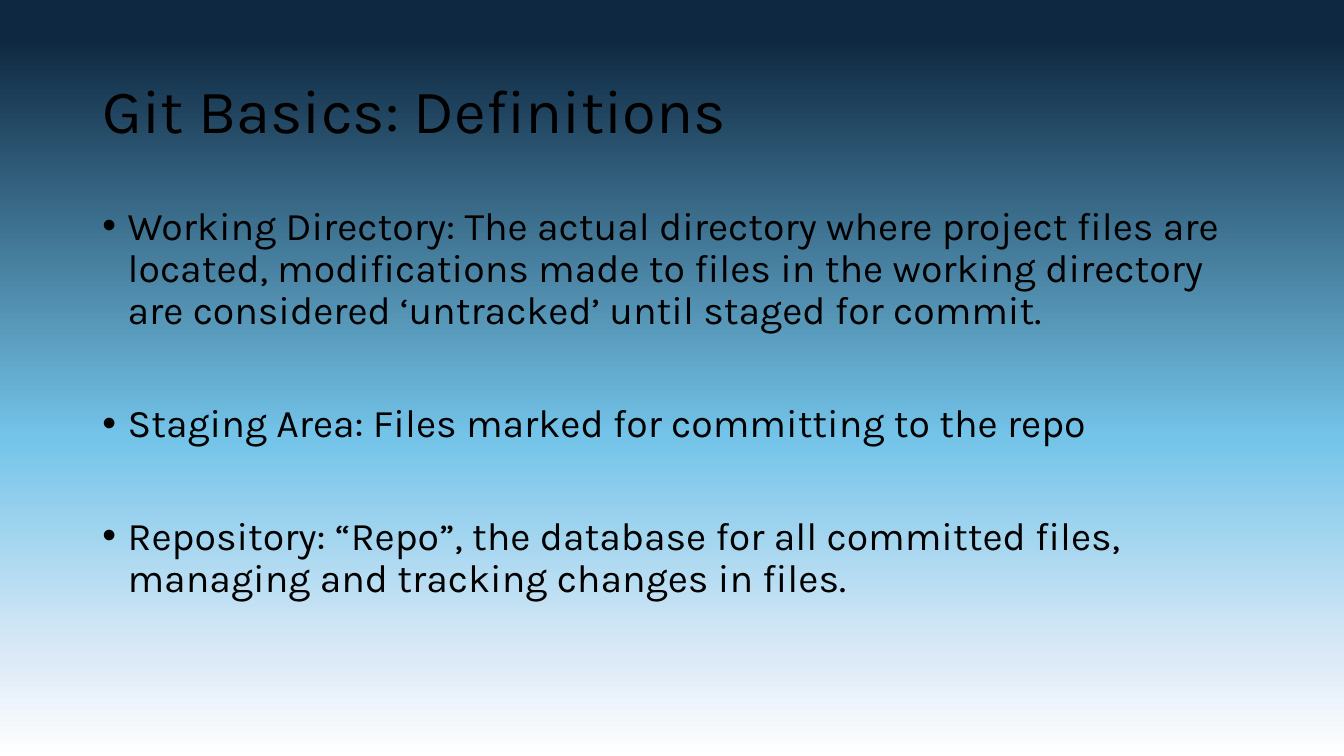
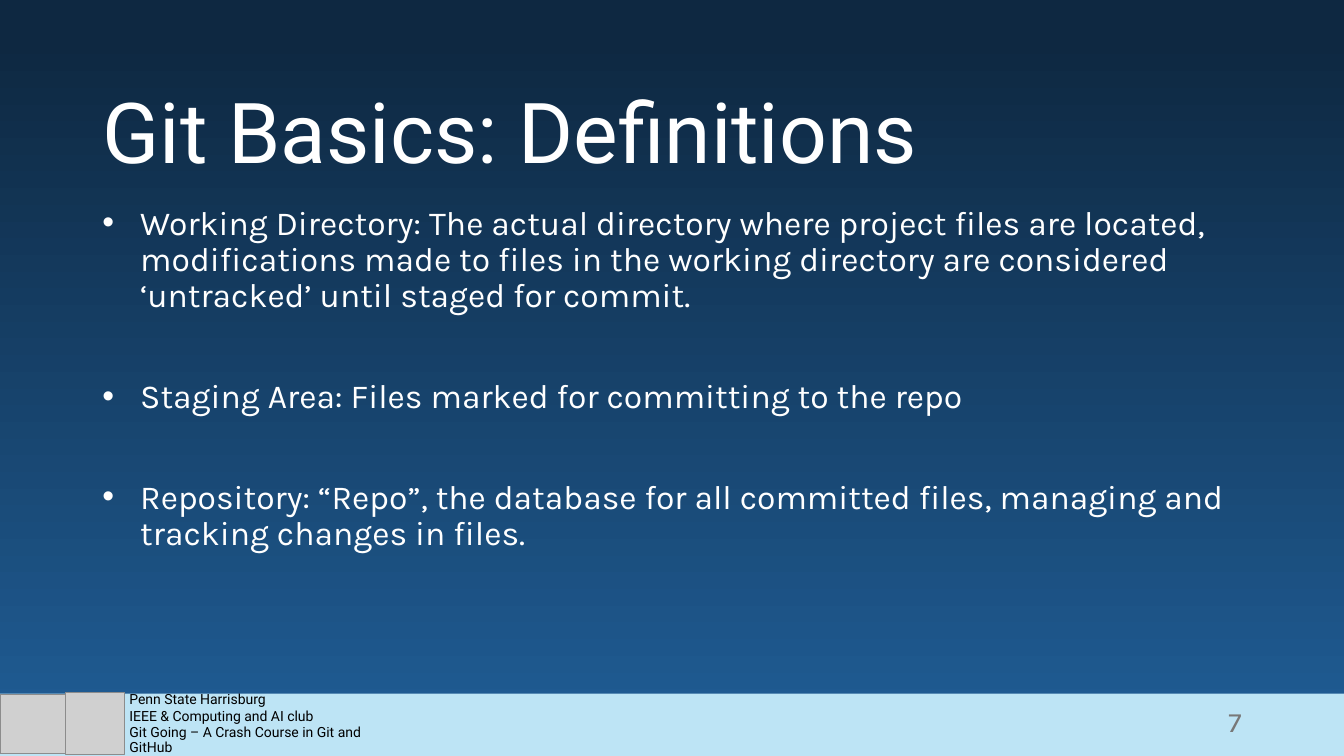
Before and after one commit to Blizzartnaut/GitHub-Tut, a slide deck: slide 7 of GitHub Basics.pptx. Drawn at 1344x756 pixels with LibreOffice and Linux fonts; fonts in the diff are those of the drawing; grey boxes stand for pictures. Boxes give left, top, right and bottom in pixels: in the first picture for what was removed or moved away, otherwise in the second. Text is boxed around its words. In the diff, an @@ line names an element or a change of style, - is before the commit and + after.

Commit message:
Styles suggestion

```diff
--- a/GitHub Basics.pptx
+++ b/GitHub Basics.pptx
@@ background gradient #0E2841 to #74C4E9 to #DCEAF7 to #FFFFFF to gradient #0E2841 to #205E97 @@
@@ text "Git Basics: Definitions" at [102, 99, 917, 164]: size 44 to 60 pt, font Karla to Roboto, text colour #000000 to #FFFFFF; vertical alignment middle to bottom @@
@@ text "Working Directory: The actual directory ..." at [140, 212, 1223, 554]: size 28 to 24 pt, text colour #000000 to #FFFFFF; indent changed @@
@@ rectangle added at [0, 694, 1344, 756], fill #BDE4F5 @@
@@ picture added at [0, 695, 66, 754] @@
@@ picture added at [66, 693, 124, 755] @@
@@ text added at [129, 691, 361, 752], 10 pt, text #000000 @@
+Penn State Harrisburg
+IEEE & Computing and AI club
+Git Going – A Crash Course in Git and GitHub
@@ page number added at [1228, 714, 1241, 732], 20 pt, text #797979 @@
+7
```
Also in this commit, not shown: 12 other slides changed.
